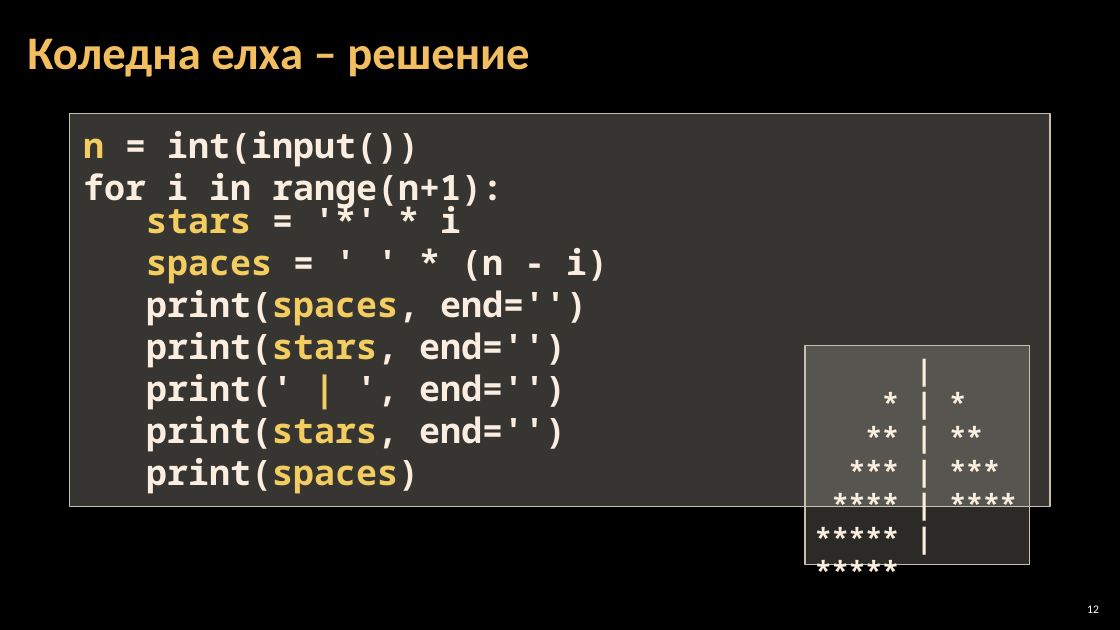
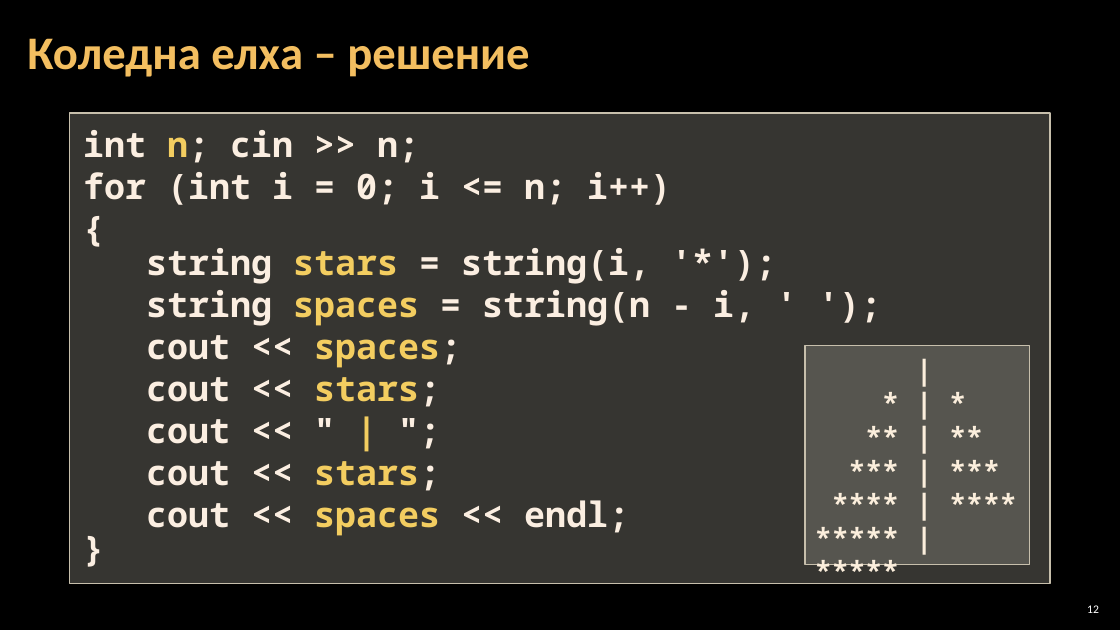
Before and after one commit to Software-University/C-plus-plus, a slide deck: slide 12 of 6. Drawing-with-Loops/6. Drawing-with-Loops.pptx. Drawn at 1120x630 pixels with LibreOffice and Linux fonts; fonts in the diff are those of the drawing; background and template pictures are left out. Boxes give left, top, right and bottom in pixels: in the first picture for what was removed or moved away, otherwise in the second. Text is boxed around its words. In the diff, an @@ line names an element or a change of style, - is before the commit and + after.

```diff
--- a/6. Drawing-with-Loops/6. Drawing-with-Loops.pptx
+++ b/6. Drawing-with-Loops/6. Drawing-with-Loops.pptx
@@ rectangle "int n; cin >> n;": place and size @@
-rectangle "int n; cin >> n;" at <box>70,113,1050,507</box>
+rectangle "int n; cin >> n;" at <box>70,113,1050,584</box>
@@ text in rectangle at <box>83,130,755,536</box>: text changed @@
-n = int(input())
-for i in range(n+1):
-stars = '*' * i
-spaces = ' ' * (n - i)
-print(spaces, end='')
-print(stars, end='')
-print(' | ', end='')
-print(stars, end='')
-print(spaces)
+int n; cin >> n;
+for (int i = 0; i <= n; i++)
+{
+string stars = string(i, '*');
+string spaces = string(n - i, ' ');
+cout << spaces;
+cout << stars;
+cout << " | ";
+cout << stars;
+cout << spaces << endl;
+}
```
Also in this commit, not shown: 15 other slides changed.
